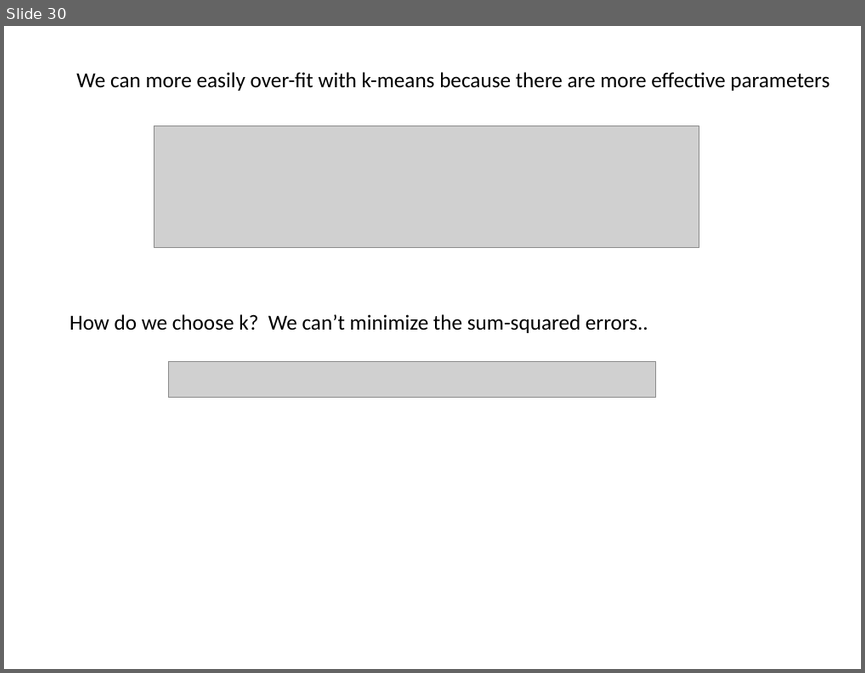
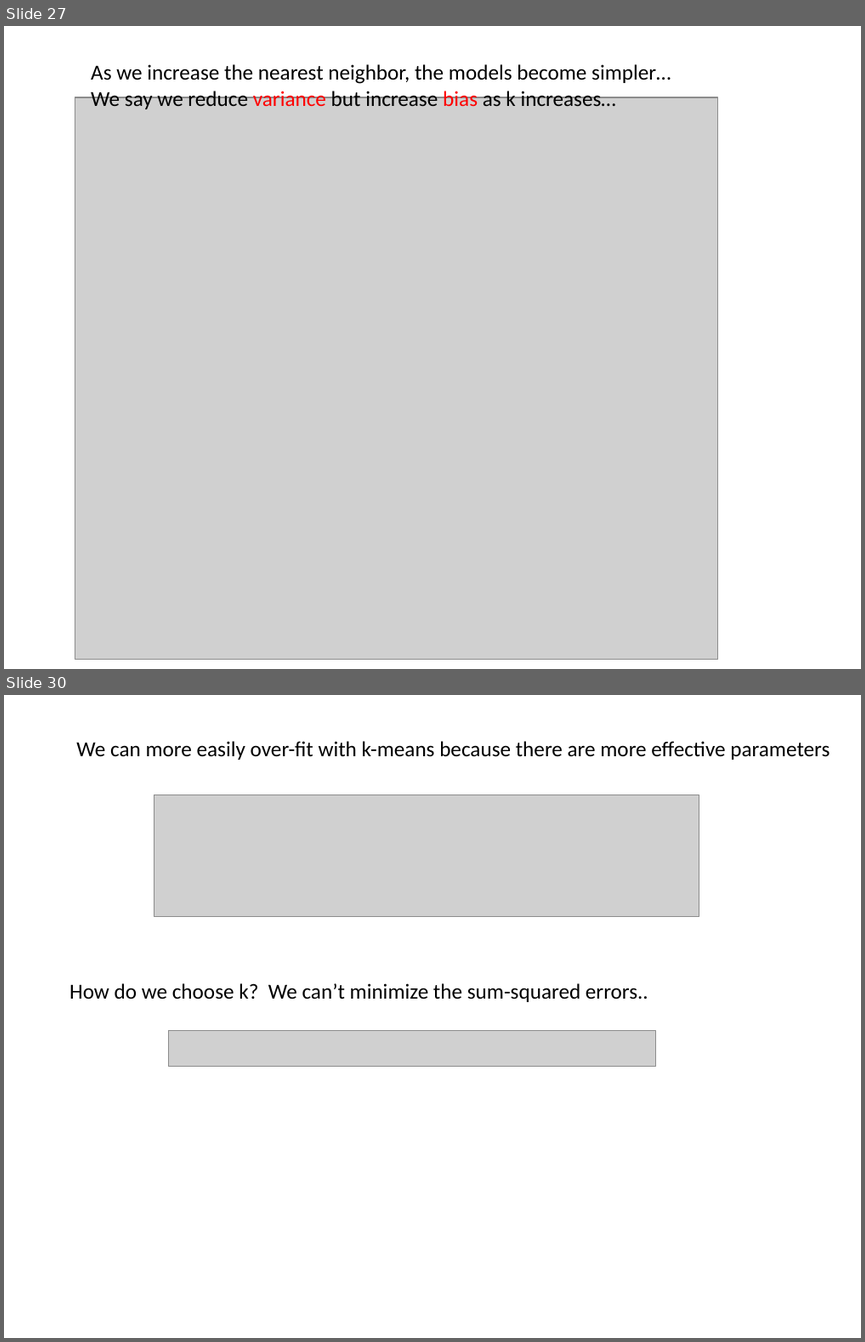
Before and after one commit to afodor/afodor.github.io, a slide deck: classes/stats2015/Lecture20.pptx. Shown one above the other, each under a label of ours: slide 30 before the commit, slides 27 and 30 after it; the slides between them are not shown. The pictures are 865x673 and 865x1342 pixels, drawn with LibreOffice and Linux fonts; fonts in the diff are those of the drawing; grey boxes stand for pictures. Boxes give left, top, right and bottom in pixels: in the first picture for what was removed or moved away, otherwise in the second. Text is boxed around its words. In the diff, an @@ line names an element or a change of style, - is before the commit and + after.

```diff
--- a/classes/stats2015/Lecture20.pptx
+++ b/classes/stats2015/Lecture20.pptx
@@ slide 27 added at (x1=4, y1=26, x2=861, y2=669), background #FFFFFF @@
@@ text added at (x1=91, y1=64, x2=670, y2=109), 18 pt, text #000000 @@
+As we increase the nearest neighbor, the models become simpler…
+We say we reduce variance but increase bias as k increases…
@@ picture added at (x1=75, y1=97, x2=718, y2=659) @@
```
Also in this commit, not shown: 1 slide changed, 1 other slide added, 2 slides removed.
